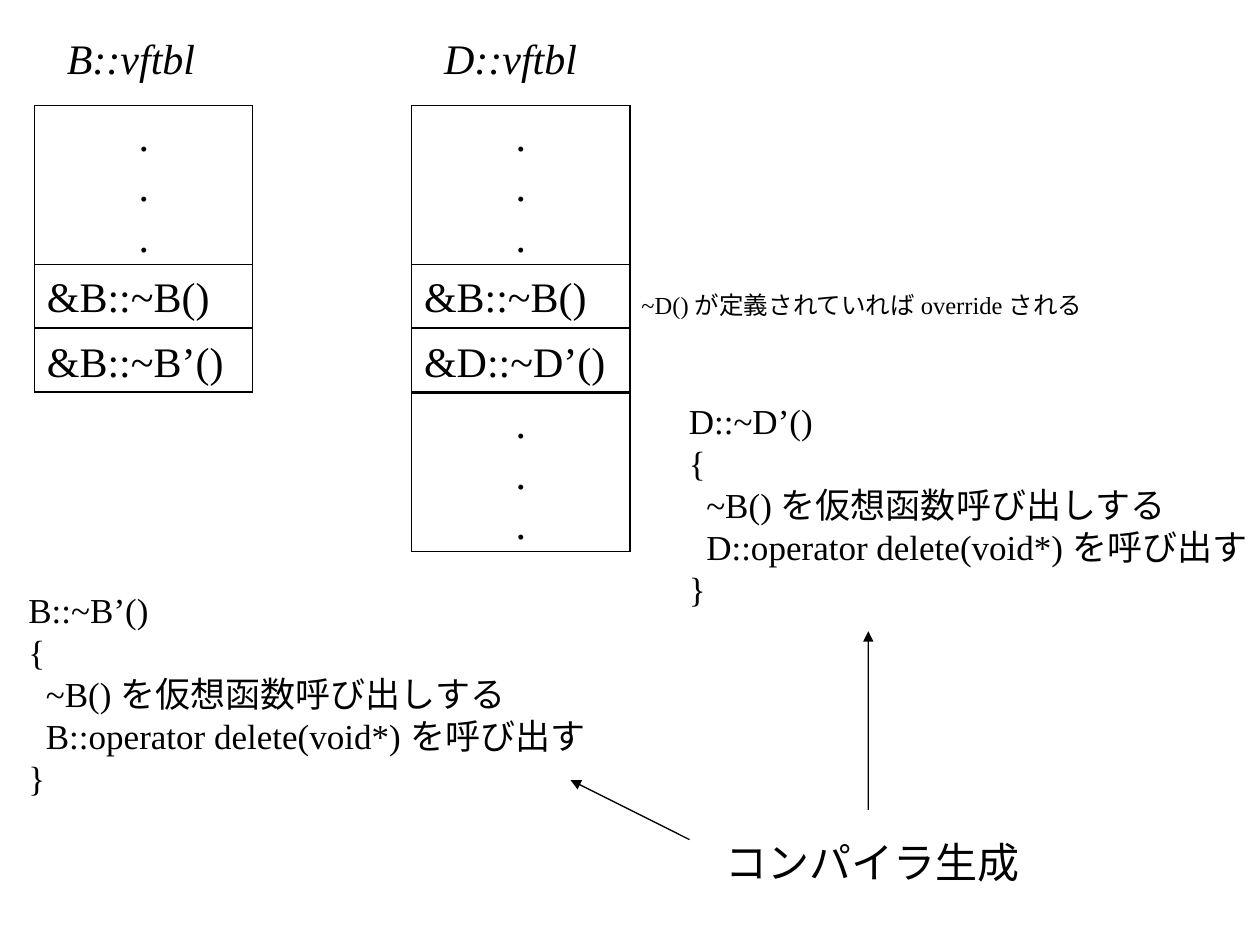
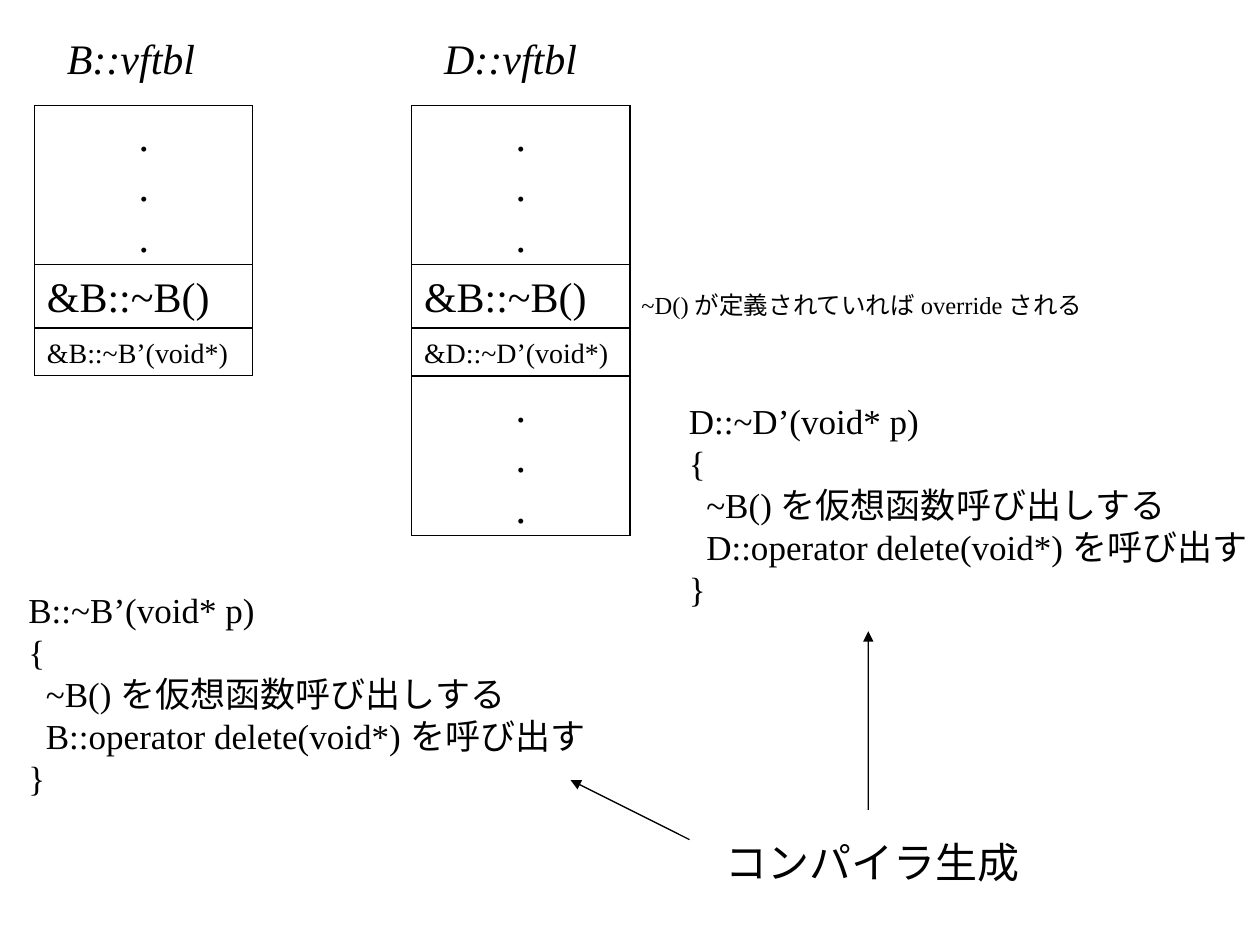
Before and after one commit to KeiHasegawa/cxx_doc, a slide deck: slide 4 of 10_delete.ppt. Drawn at 1260x945 pixels with LibreOffice and Linux fonts; fonts in the diff are those of the drawing. Boxes give left, top, right and bottom in pixels: in the first picture for what was removed or moved away, otherwise in the second. Text is boxed around its words. In the diff, an @@ line names an element or a change of style, - is before the commit and + after.

```diff
--- a/10_delete.ppt
+++ b/10_delete.ppt
@@ rectangle "&B::~B’(void*)": place and size @@
-rectangle "&B::~B’(void*)" at [34,329,252,392]
+rectangle "&B::~B’(void*)" at [34,329,252,375]
@@ rectangle "&D::~D’(void*)": place and size @@
-rectangle "&D::~D’(void*)" at [412,329,630,392]
+rectangle "&D::~D’(void*)" at [412,329,630,375]
@@ text in rectangle at [47,343,228,368]: text changed; size 24 to 16 pt @@
-&B::~B’()
+&B::~B’(void*)
@@ text in rectangle at [424,343,608,368]: text changed; size 24 to 16 pt @@
-&D::~D’()
+&D::~D’(void*)
@@ rectangle ".": place and size @@
-rectangle "." at [412,393,630,552]
+rectangle "." at [412,377,630,536]
@@ text at [689,409,919,441]: text changed @@
-D::~D’()
+D::~D’(void* p)
@@ text at [28,598,254,630]: text changed @@
-B::~B’()
+B::~B’(void* p)
```
Also in this commit, not shown: 1 other slide changed, 1 other file.
